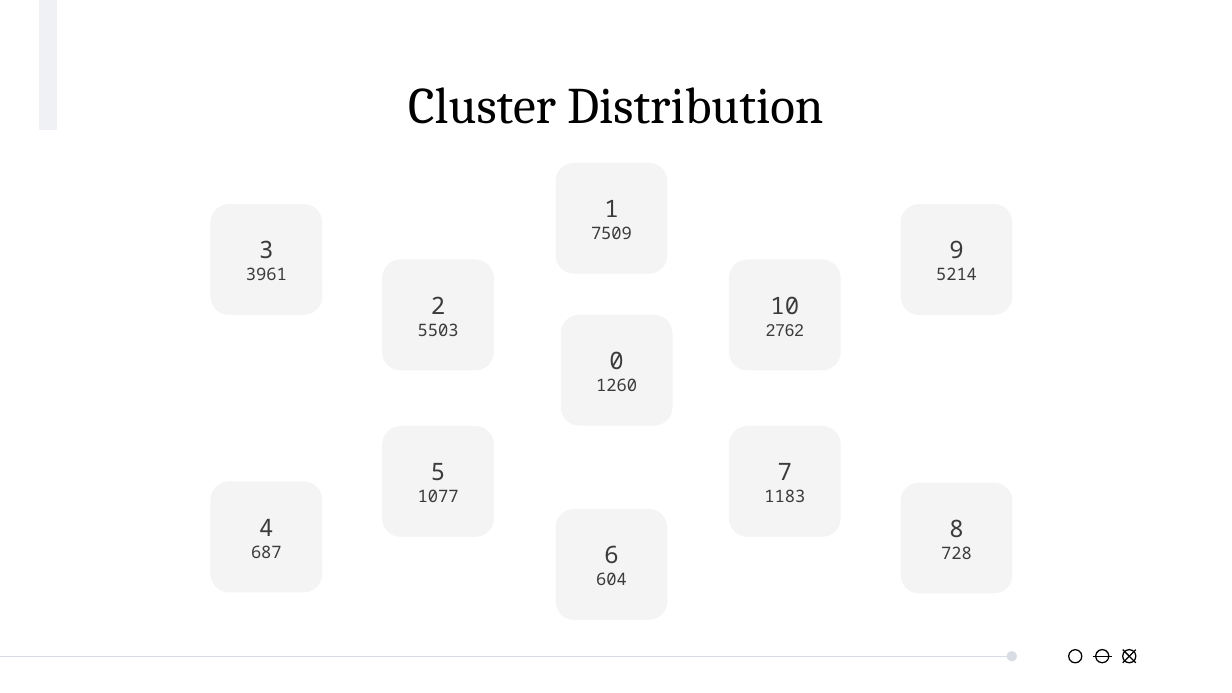
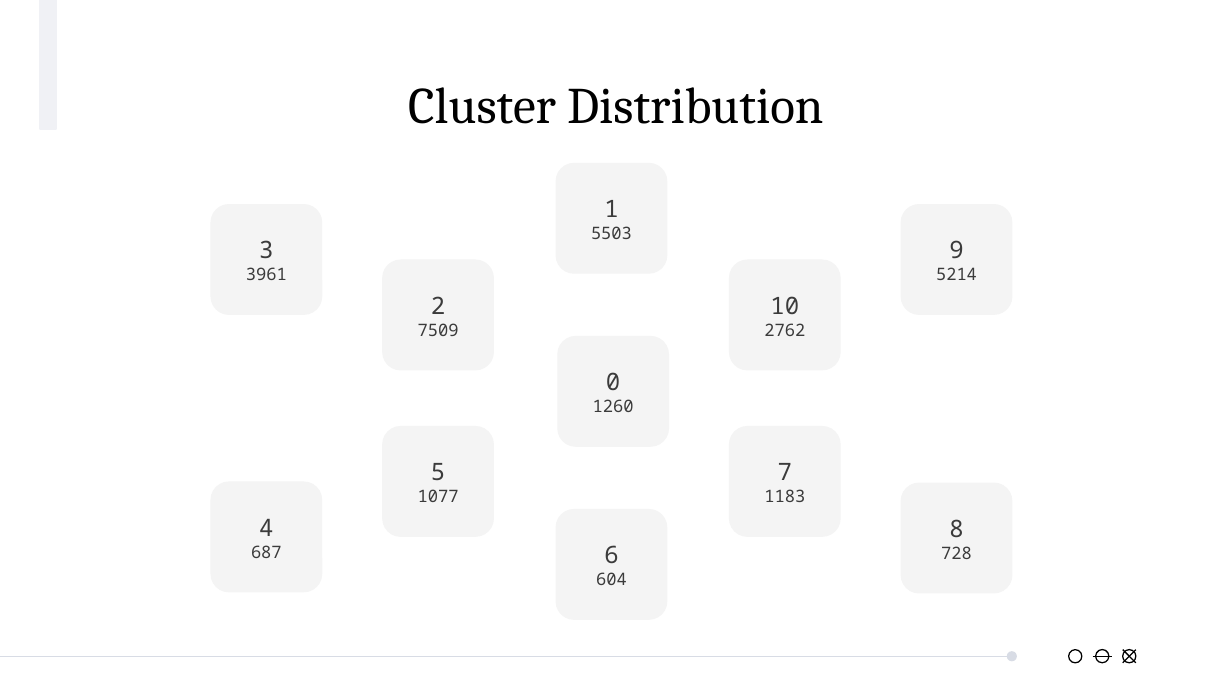
Before and after one commit to SergioCuencaNunez/ml3-bank-marketing, a slide deck: slide 20 of MLIII. Práctica 1.pptx (slide 19 before the commit). Drawn at 1232x693 pixels with LibreOffice and Linux fonts; fonts in the diff are those of the drawing. Boxes give left, top, right and bottom in pixels: in the first picture for what was removed or moved away, otherwise in the second. Text is boxed around its words. In the diff, an @@ line names an element or a change of style, - is before the commit and + after.

```diff
--- a/MLIII. Práctica 1.pptx
+++ b/MLIII. Práctica 1.pptx
@@ text in rounded rectangle at [591, 226, 632, 239]: text changed @@
-7509
+5503
@@ text in rounded rectangle at [418, 323, 459, 336]: text changed @@
-5503
+7509
@@ text in rounded rectangle at [764, 323, 805, 336]: font Arial to Noto Sans Mono in "2762" @@
@@ rounded rectangle "0": place and size @@
-rounded rectangle "0" at [561, 314, 673, 425]
+rounded rectangle "0" at [557, 336, 669, 447]
```
Also in this commit, not shown: 3 other slides changed, 1 slide added, 1 other file.
